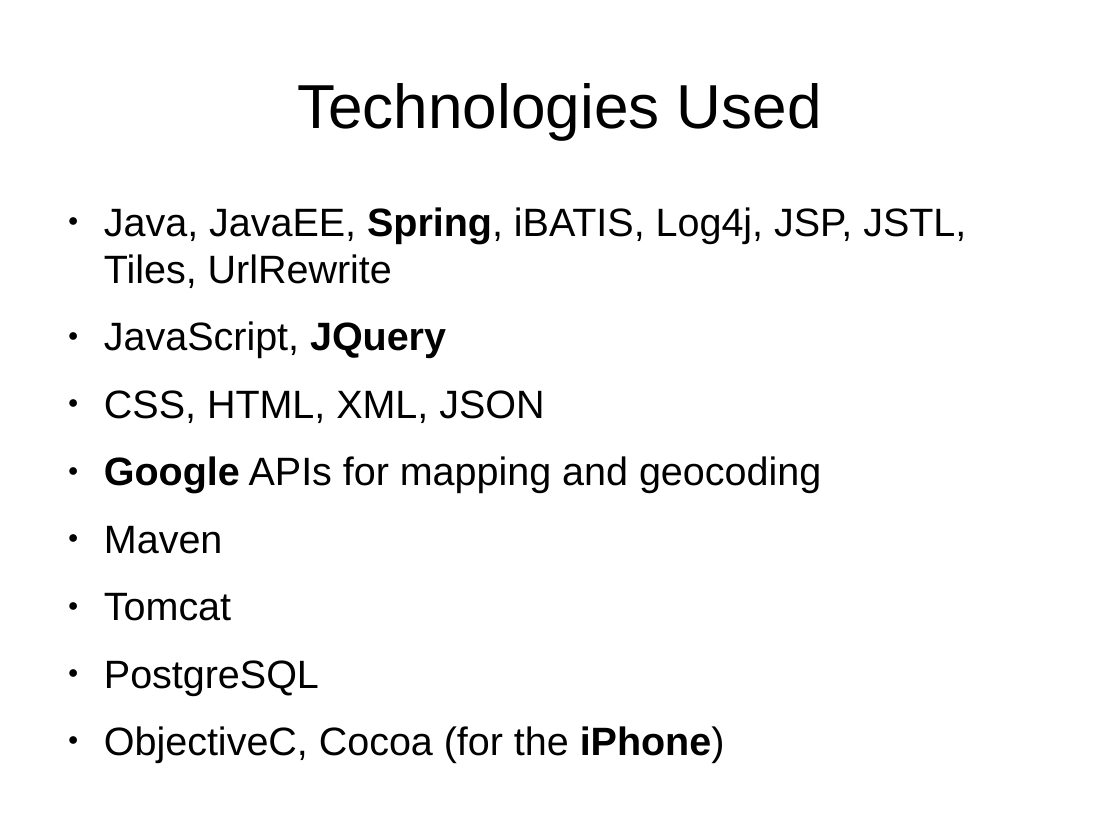
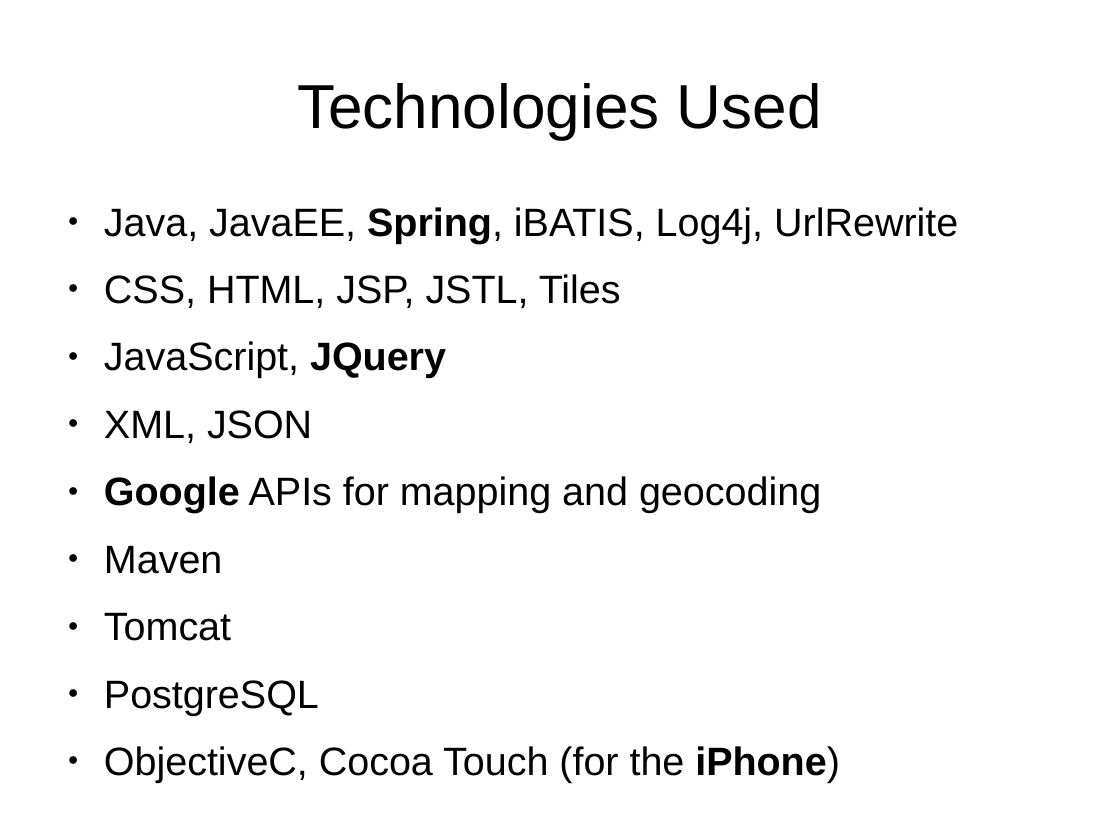
Before and after one commit to lmucs/playserengeti, a slide deck: slide 12 of serengeti/src/site/serengeti.odp (slide 11 before the commit). Drawn at 1120x840 pixels with LibreOffice and Linux fonts; fonts in the diff are those of the drawing. Boxes give left, top, right and bottom in pixels: in the first picture for what was removed or moved away, otherwise in the second. Text is boxed around its words. In the diff, an @@ line names an element or a change of style, - is before the commit and + after.

```diff
--- a/serengeti/src/site/serengeti.odp
+++ b/serengeti/src/site/serengeti.odp
@@ text at (104,207,958,308): text changed @@
-● Java, JavaEE, Spring, iBATIS, Log4j, JSP, JSTL, Tiles, UrlRewrite
+● Java, JavaEE, Spring, iBATIS, Log4j, UrlRewrite
+● CSS, HTML, JSP, JSTL, Tiles
@@ text at (104,410,312,443): text changed @@
-● CSS, HTML, XML, JSON
+● XML, JSON
@@ text at (319,746,685,776): text changed @@
-● ObjectiveC, Cocoa (for the iPhone)
+● ObjectiveC, Cocoa Touch (for the iPhone)
```
Also in this commit, not shown: 5 other slides changed, 2 slides added, 1 slide removed.
